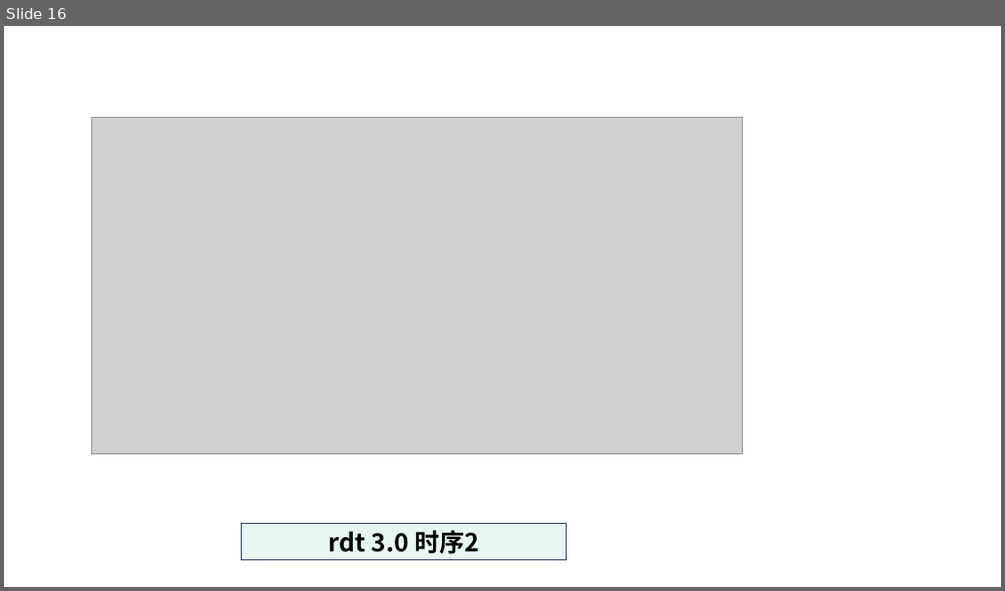
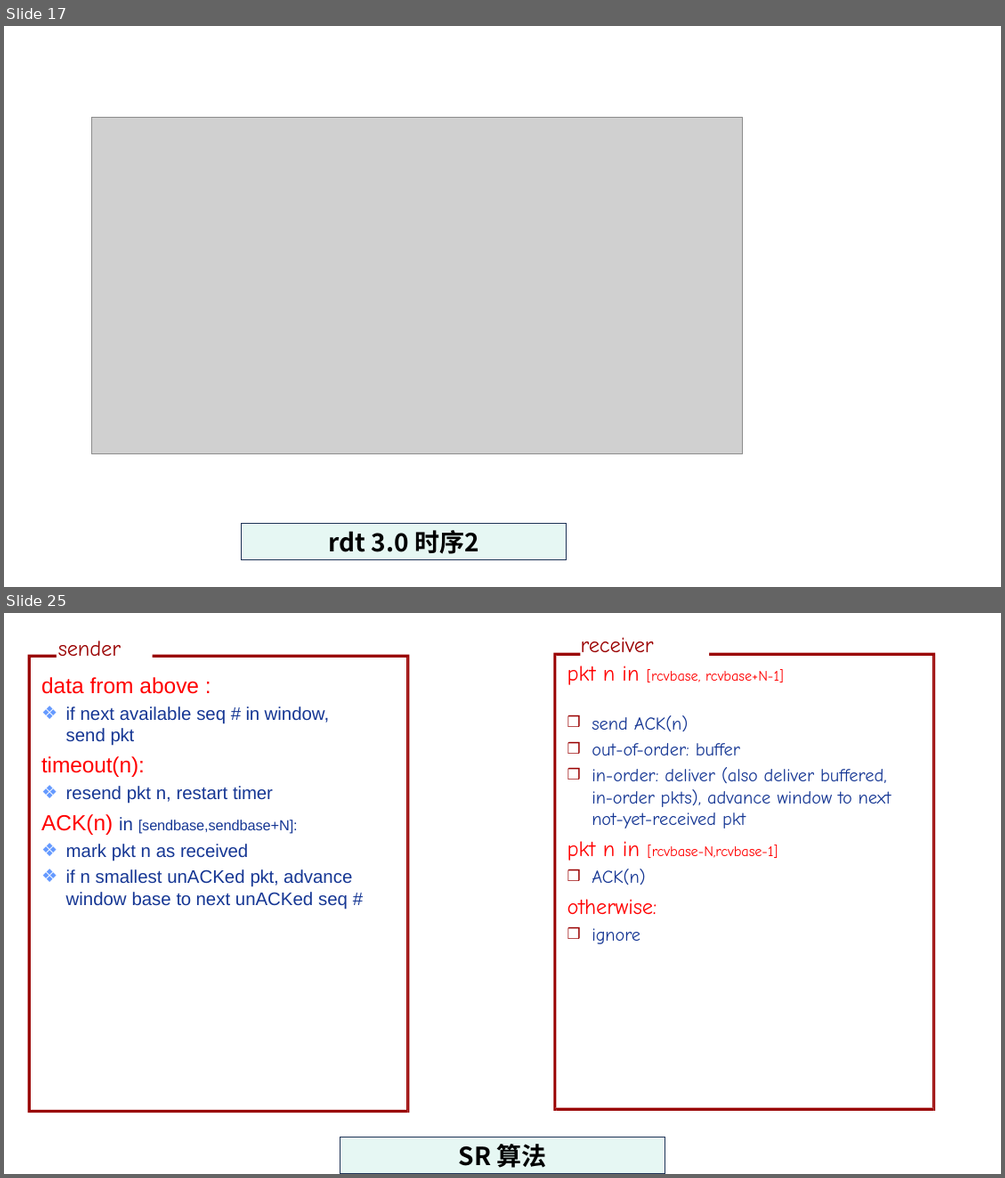
Before and after one commit to guofei9987/a, a slide deck: computer/network/计算机网络-素材.pptx. Shown one above the other, each under a label of ours: slide 16 before the commit, slides 17 and 25 after it; the slides between them are not shown. The pictures are 1005x591 and 1005x1178 pixels, drawn with LibreOffice and Linux fonts; fonts in the diff are those of the drawing; grey boxes stand for pictures. Boxes give left, top, right and bottom in pixels: in the first picture for what was removed or moved away, otherwise in the second. Text is boxed around its words. In the diff, an @@ line names an element or a change of style, - is before the commit and + after.

```diff
--- a/computer/network/计算机网络-素材.pptx
+++ b/computer/network/计算机网络-素材.pptx
@@ slide 25 added at [4, 613, 1001, 1174], background #FFFFFF @@
@@ group added at [28, 637, 936, 1112]: 4 texts, 4 freeform shapes @@
+data from above :
+❖ if next available seq # in window, send pkt
+timeout(n):
+❖ resend pkt n, restart timer
+ACK(n) in [sendbase,sendbase+N]:
+❖ mark pkt n as received
+❖ if n smallest unACKed pkt, advance window base to next unACKed seq #
+sender
+❒ send ACK(n)
+❒ out-of-order: buffer
+❒ in-order: deliver (also deliver buffered, in-order pkts), advance window to next not-yet-received pkt
+pkt n in [rcvbase-N,rcvbase-1]
+❒ ACK(n)
+otherwise:
+❒ ignore
+receiver
+pkt n in [rcvbase, rcvbase+N-1]
@@ rectangle added at [340, 1137, 665, 1173], fill #E6F7F3, outline #1E3256 1 pt, 24 pt, text #000000, bold @@
+SR 算法
@@ what was slide 16 is now slide 17 @@
```
Also in this commit, not shown: 10 other slides added, 10 other files.
